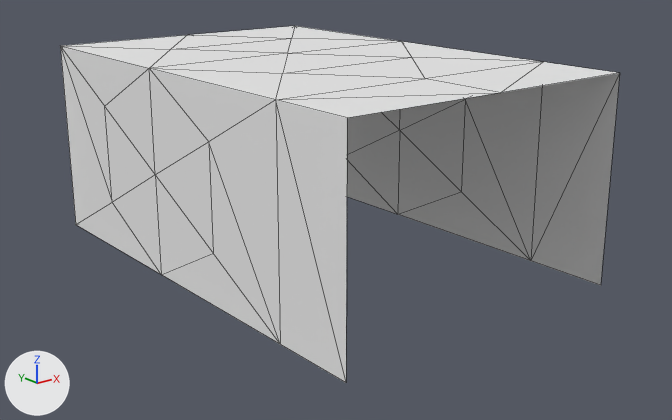
One commit to the OBJ model models/Room.obj: the scene before it, then after it.
Camera for both pictures: a camera (50 mm lens) standing at (-6.16, -9.4, 3.69) and looking at (0.09, -1.6, 0.57). The lights are fixed; the arrows at lower left show +X, +Y and +Z. The older version comes first. Mesh edges are drawn as thin lines. Where no turn or scale is listed for an object, it has been applied to the vertices.

Objects in the first picture: 'Room'.
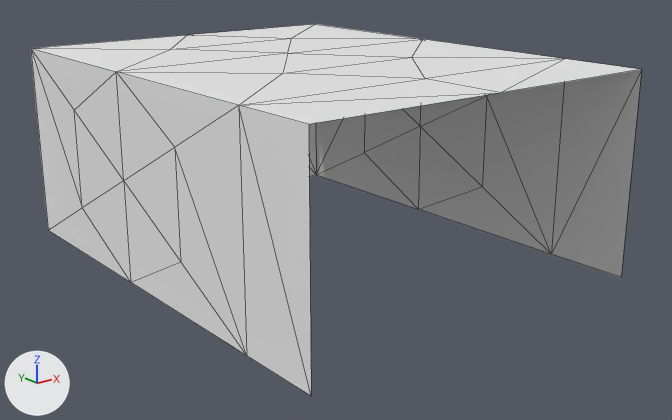
Scene script edits in JSON lines:
```json
{"block": "me_room", "where": "# used by ob_room; location = (0.0, 0.0, 0.0)"}
{"op": "remove", "block": "me_room", "code": "me_room.from_pydata(...)  # 39 vertices, 62 faces; spans x -1.73..1.73, y -4.0..1.39, z 0.0..2.24"}
{"op": "add", "block": "me_room", "code": "me_room.from_pydata(...)  # 39 vertices, 62 faces; spans x -2.09..2.09, y -4.0..1.39, z 0.0..2.24"}
{"block": "me_room", "change": "me_room part 1: all 13 vertices in x 1.73, y -4.0..1.39, z 0.0..2.24 are moved by (0.36, 0.0, 0.0)"}
{"block": "me_room", "change": "me_room part 2: all 13 vertices in x -1.73, y -4.0..1.39, z 0.0..2.24 are moved by (-0.36, 0.0, 0.0)"}
```

Changed parts and their boxes [x1, y1, x2, y2] in the pictures (672 x 420 px; the box of a moved part takes in the faces that stretch with it):
```json
{"object": "Room", "change": "reshaped", "before": [60, 26, 620, 383], "after": [31, 24, 642, 396], "on screen": "9% wider"}
{"part": 1, "of": "me_room", "change": "moved or reshaped", "before": [193, 26, 620, 285], "after": [193, 24, 642, 277]}
{"part": 2, "of": "me_room", "change": "moved or reshaped", "before": [60, 35, 501, 383], "after": [31, 35, 501, 396]}
```
